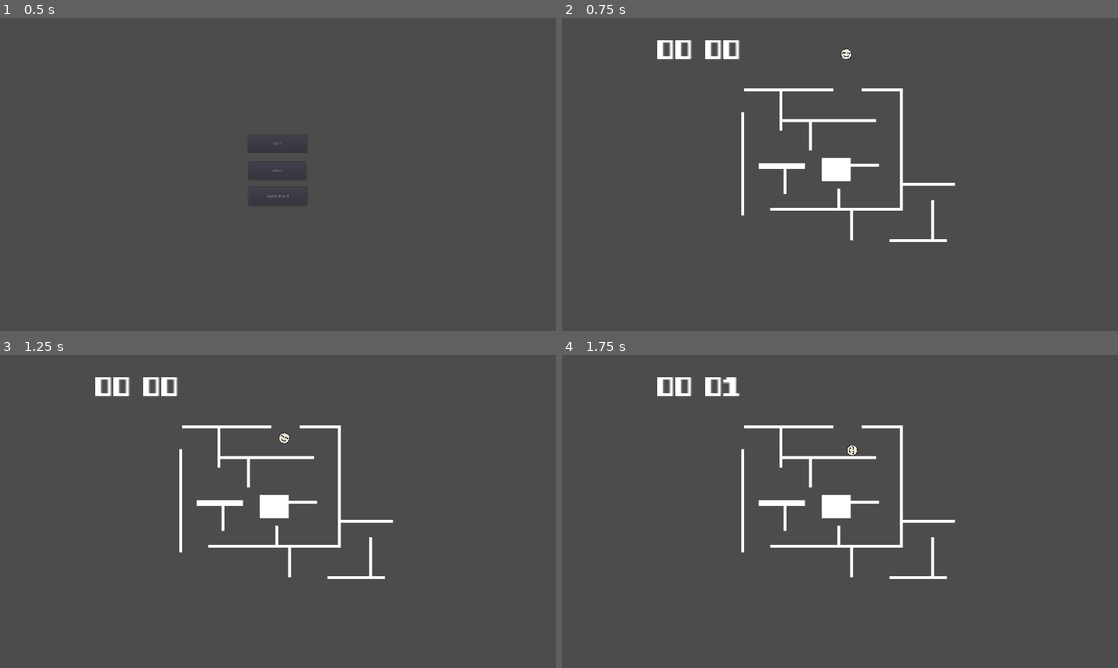
Above: before the commit, frames 1-4 (two rows, left to right).
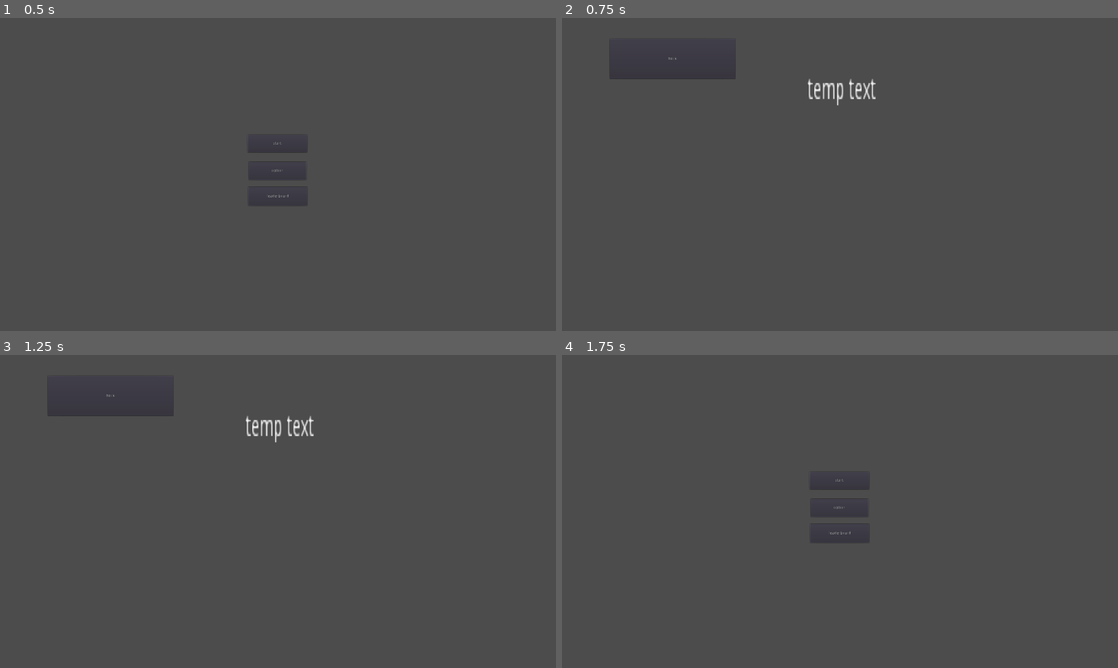
Above: after the commit, the same moments.

Repository: dante-ventura/scorespace-jam-game
Game: Godot game, scene res://scenes/HomeBase.tscn
Two runs of this game, one before a commit and one after it. Both use one fixed random seed, a clock stepped at 60 frames per second and the inputs below.
Inputs (mouse positions are in pixels of both pictures, inside the frame that each line leads up to):
- Up to frame 1 (0.5 s): no input
- Up to frame 2 (0.75 s): click "leaderboard" at 0.5 s
- Up to frame 3 (1.25 s): no input
- Up to frame 4 (1.75 s): click (673, 395) at 1.25 s, where only the run after the commit has a clickable "back"

Frame 1 is identical in both runs. In frame 2, 3.3% of the frame differs, in the area x 8-71%, y 7-72%; in frame 3, 3.3%; in frame 4, 2.9%.

Commit message:
stupid leaderboard (#10)
* stupid leaderboard

* leaderb

Diff:
--- /dev/null
+++ b/scenes/Control.gd
@@ -0,0 +1,16 @@
+extends Control
+
+
+# Declare member variables here. Examples:
+# var a = 2
+# var b = "text"
+
+
+# Called when the node enters the scene tree for the first time.
+func _ready():
+	pass # Replace with function body.
+
+
+# Called every frame. 'delta' is the elapsed time since the previous frame.
+#func _process(delta):
+#	pass
--- a/scenes/GameScene.tscn
+++ b/scenes/GameScene.tscn
@@ -1,13 +1,8 @@
-[gd_scene load_steps=6 format=2]
+[gd_scene load_steps=4 format=2]
 
 [ext_resource path="res://scripts/GameScene.gd" type="Script" id=1]
 [ext_resource path="res://scripts/Timer.gd" type="Script" id=2]
 [ext_resource path="res://scripts/Pause.gd" type="Script" id=3]
-[ext_resource path="res://assets/Myfont123123312-Regular.ttf" type="DynamicFontData" id=4]
-
-[sub_resource type="DynamicFont" id=1]
-size = 50
-font_data = ExtResource( 4 )
 
 [node name="GameScene" type="Node2D"]
 script = ExtResource( 1 )
@@ -17,8 +12,7 @@
 margin_top = 76.0
 margin_right = 363.0
 margin_bottom = 107.0
-rect_scale = Vector2( 1.72578, 1.5454 )
-custom_fonts/font = SubResource( 1 )
+rect_scale = Vector2( 5.54332, 4.61885 )
 script = ExtResource( 2 )
 
 [node name="CanvasLayer" type="CanvasLayer" parent="."]
@@ -31,12 +25,12 @@
 margin_bottom = 1080.0
 script = ExtResource( 3 )
 
-[node name="Background" type="ColorRect" parent="CanvasLayer/Pause"]
+[node name="PauseBackground" type="ColorRect" parent="CanvasLayer/Pause"]
 anchor_right = 1.0
 anchor_bottom = 1.0
 color = Color( 0, 0, 0, 0.486275 )
 
-[node name="Button" type="Button" parent="CanvasLayer/Pause"]
+[node name="PauseButton" type="Button" parent="CanvasLayer/Pause"]
 margin_left = 408.0
 margin_top = 183.0
 margin_right = 765.0
--- /dev/null
+++ b/scenes/LeaderboardBase.tscn
@@ -0,0 +1,25 @@
+[gd_scene load_steps=3 format=2]
+
+[ext_resource path="res://scripts/LeaderboardBase.gd" type="Script" id=1]
+[ext_resource path="res://scripts/LeaderBoard.gd" type="Script" id=2]
+
+[node name="LeaderboardBase" type="Node2D"]
+script = ExtResource( 1 )
+
+[node name="Label" type="Label" parent="."]
+margin_left = 848.0
+margin_top = 201.0
+margin_right = 1067.0
+margin_bottom = 291.0
+rect_scale = Vector2( 3.7448, 7.29405 )
+text = "temp text"
+script = ExtResource( 2 )
+
+[node name="Button" type="Button" parent="."]
+margin_left = 165.0
+margin_top = 72.0
+margin_right = 599.0
+margin_bottom = 210.0
+text = "back"
+
+[connection signal="pressed" from="Button" to="." method="_on_Button_pressed"]
--- a/scripts/GameScene.gd
+++ b/scripts/GameScene.gd
@@ -2,6 +2,7 @@
 
 export(int) var current_level = 0
 
+var score = 0
 var player = preload("res://scenes/Player.tscn").instance()
 var levels = {
 	1: preload("res://scenes/MazePrototype.tscn").instance()
@@ -36,5 +37,7 @@
 	call_deferred("next_level")
 
 func show_leaderboard():
+# warning-ignore:return_value_discarded
 	get_node("Timer").timer_on = false
+	get_tree().change_scene("res://scenes/LeaderboardBase.tscn")
 	# Load leaderboard scene and send new time
--- a/scripts/HomeBase.gd
+++ b/scripts/HomeBase.gd
@@ -12,4 +12,4 @@
 
 func _on_ButtonLeaderboard_pressed():
 # warning-ignore:return_value_discarded
-	get_tree().change_scene("res://scenes/GameScene.tscn")
+	get_tree().change_scene("res://scenes/LeaderboardBase.tscn")
--- /dev/null
+++ b/scripts/LeaderBoard.gd
@@ -0,0 +1,16 @@
+extends Label
+
+
+# Declare member variables here. Examples:
+# var a = 2
+# var b = "text"
+
+
+# Called when the node enters the scene tree for the first time.
+func _ready():
+	pass # Replace with function body.
+
+
+# Called every frame. 'delta' is the elapsed time since the previous frame.
+#func _process(delta):
+#	pass
--- /dev/null
+++ b/scripts/LeaderboardBase.gd
@@ -0,0 +1,26 @@
+extends Node2D
+
+
+# Declare member variables here. Examples:
+# var a = 2
+# var b = "text"
+
+
+# Called when the node enters the scene tree for the first time.
+func _ready():
+	pass # Replace with function body.
+
+
+# Called every frame. 'delta' is the elapsed time since the previous frame.
+#func _process(delta):
+#	pass
+
+
+func _on_Button_pressed():
+# warning-ignore:return_value_discarded
+	get_tree().change_scene("res://scenes/HomeBase.tscn")
+
+func _input(event):
+	if event.is_action_pressed("gameplay_pause"):
+	# warning-ignore:return_value_discarded
+		get_tree().change_scene("res://scenes/HomeBase.tscn")
--- a/scripts/Timer.gd
+++ b/scripts/Timer.gd
@@ -2,10 +2,12 @@
 
 var time = 0
 var timer_on = false
+var time_passed
 
 # Called when the node enters the scene tree for the first time.
 func _ready():
 	timer_on = true
+	pass
 
 
 # Called every frame. 'delta' is the elapsed time since the previous frame.
@@ -14,5 +16,5 @@
 		time += delta
 	var secs = fmod(time, 60)
 	var mins = fmod(time, 60*60) / 60
-	var time_passed = "%02d : %02d" % [mins,secs]
+	time_passed = "%02d : %02d" % [mins,secs]
 	text = time_passed
